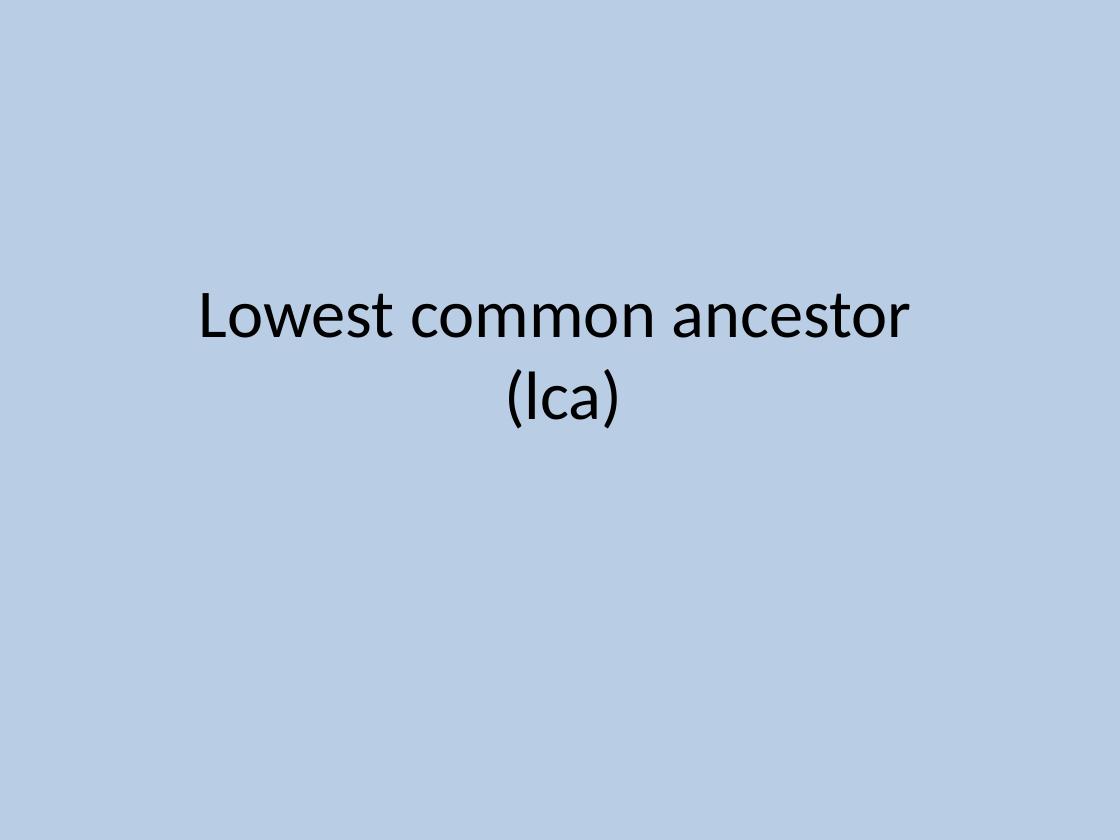
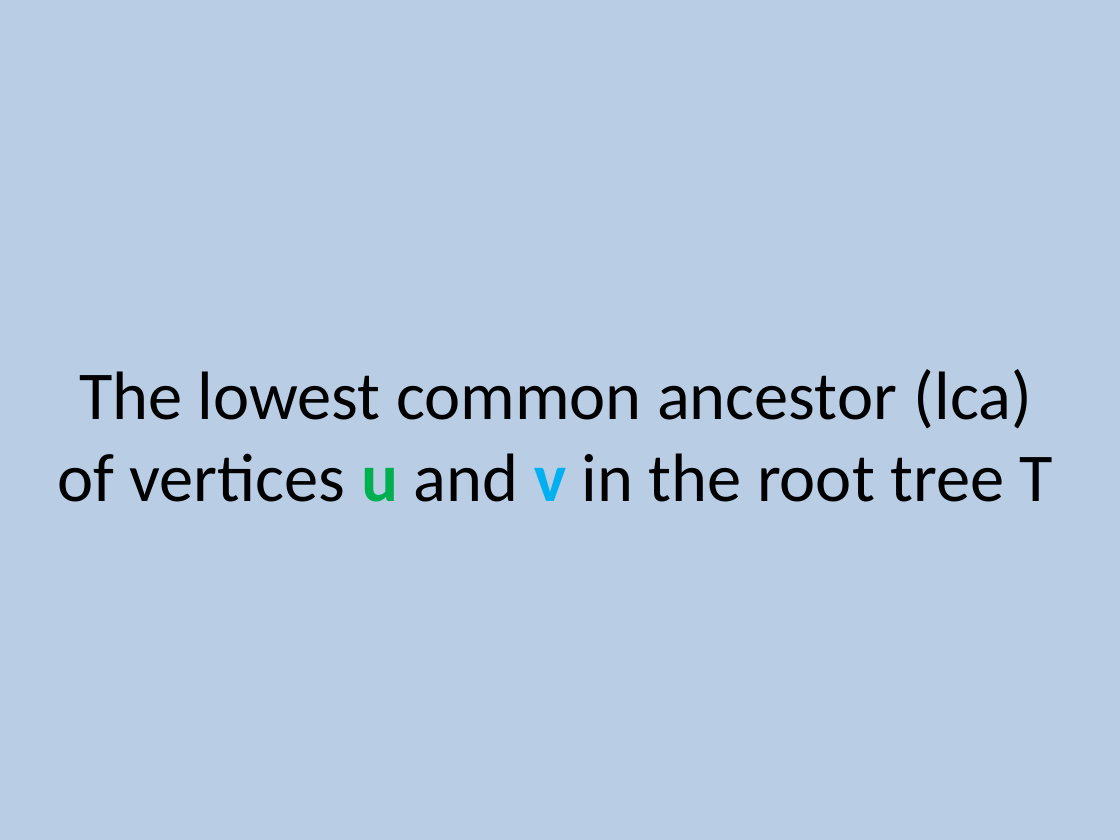
Before and after one commit to SteinbergOB/GraphAlgorithms_en, a slide deck: slide 34 of Presentation/Lection 1.pptx. Drawn at 1120x840 pixels with LibreOffice and Linux fonts; fonts in the diff are those of the drawing. Boxes give left, top, right and bottom in pixels: in the first picture for what was removed or moved away, otherwise in the second. Text is boxed around its words. In the diff, an @@ line names an element or a change of style, - is before the commit and + after.

```diff
--- a/Presentation/Lection 1.pptx
+++ b/Presentation/Lection 1.pptx
@@ title at bbox=[57, 369, 1053, 502]: text changed @@
-Lowest common ancestor
-(lca)
+The lowest common ancestor (lca) of vertices u and v in the root tree T
```
Also in this commit, not shown: 1 other file.
